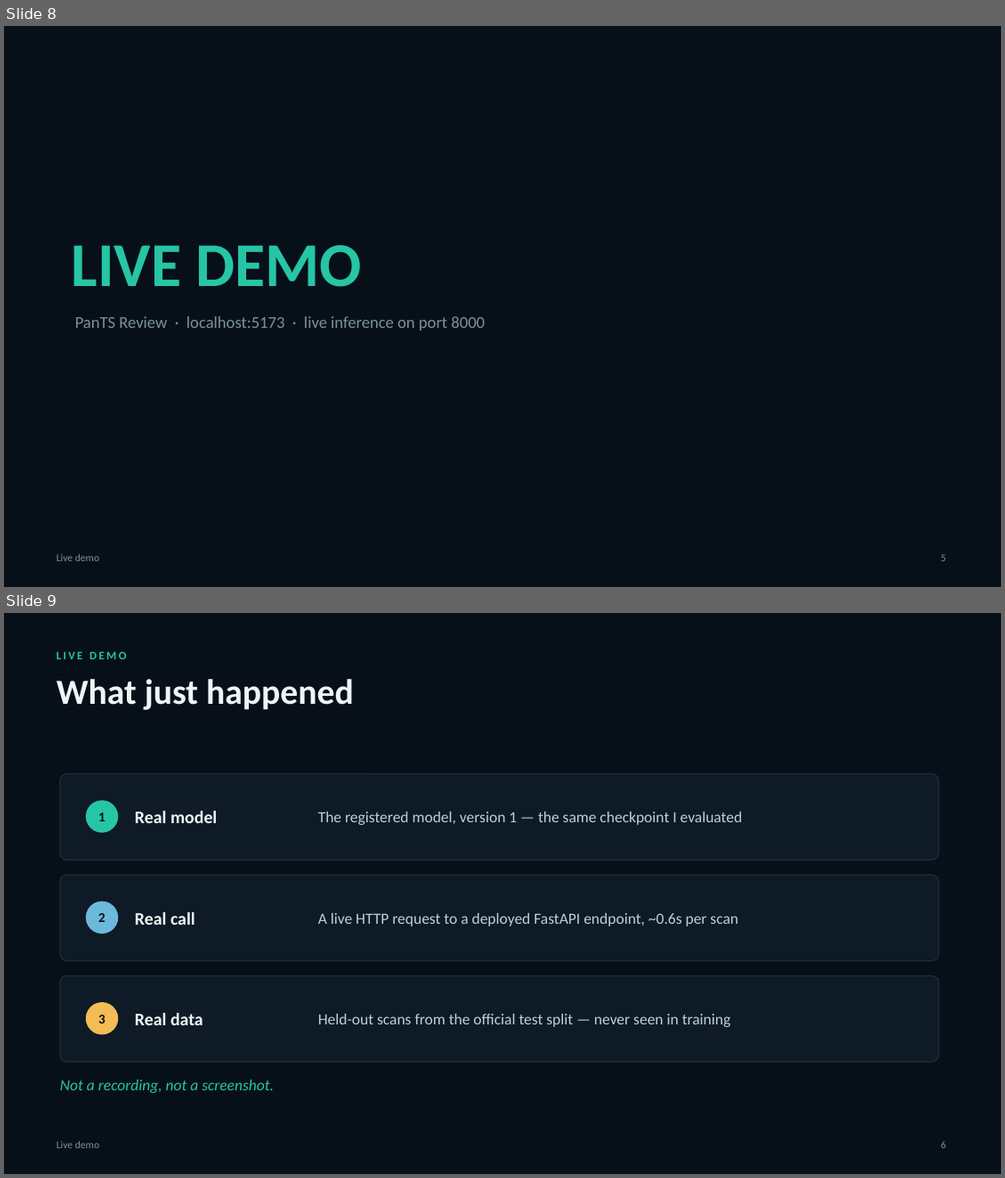
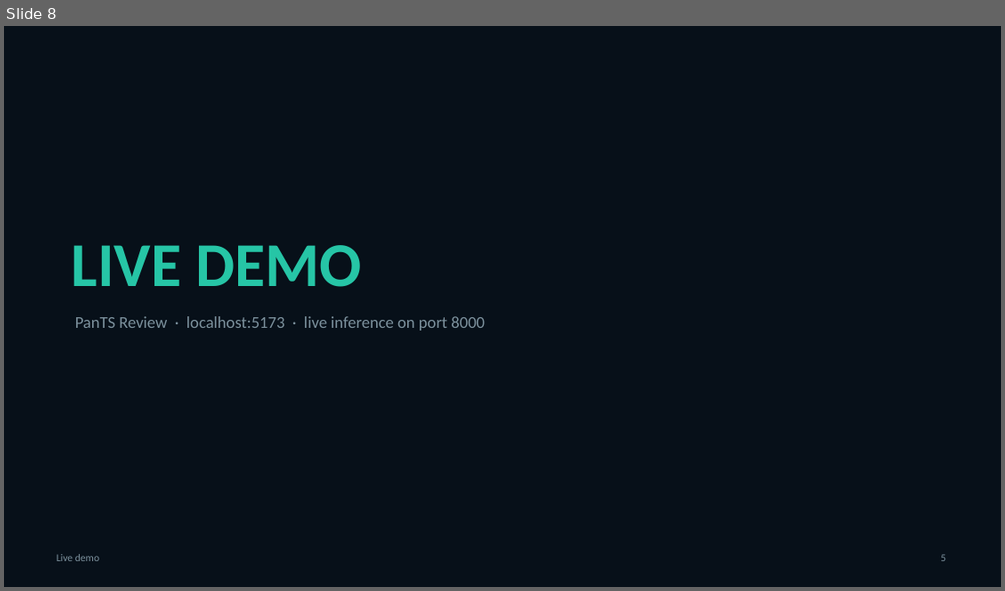
Before and after one commit to QuinnEvans34/JHU-panTS, a slide deck: week5/final-presentation.pptx. Shown one above the other, each under a label of ours: slides 8 and 9 before the commit, slide 8 after it. The pictures are 1005x1178 and 1005x591 pixels, drawn with LibreOffice and Linux fonts; fonts in the diff are those of the drawing. Boxes give left, top, right and bottom in pixels: in the first picture for what was removed or moved away, otherwise in the second. Text is boxed around its words. In the diff, an @@ line names an element or a change of style, - is before the commit and + after.

```diff
--- a/week5/final-presentation.pptx
+++ b/week5/final-presentation.pptx
@@ slide 9 removed at box(4, 613, 1001, 1174), background #071019 @@
@@ text removed at box(57, 651, 126, 659) @@
-LIVE DEMO
@@ text removed at box(57, 679, 354, 710) @@
-What just happened
@@ rounded rectangle removed at box(60, 774, 938, 860) @@
@@ rounded rectangle removed at box(86, 801, 118, 832) @@
@@ text removed at box(98, 812, 105, 821) @@
-1
@@ text removed at box(135, 811, 217, 823) @@
-Real model
@@ text removed at box(318, 811, 743, 825) @@
-The registered model, version 1 — the same checkpoint I evaluated
@@ rounded rectangle removed at box(60, 875, 938, 961) @@
@@ rounded rectangle removed at box(86, 901, 118, 933) @@
@@ text removed at box(98, 913, 105, 922) @@
-2
@@ text removed at box(135, 912, 195, 925) @@
-Real call
@@ text removed at box(318, 913, 738, 926) @@
-A live HTTP request to a deployed FastAPI endpoint, ~0.6s per scan
@@ rounded rectangle removed at box(60, 976, 938, 1062) @@
@@ rounded rectangle removed at box(86, 1003, 118, 1034) @@
@@ text removed at box(135, 1013, 203, 1025) @@
-Real data
@@ text removed at box(98, 1014, 105, 1023) @@
-3
@@ text removed at box(318, 1013, 731, 1027) @@
-Held-out scans from the official test split — never seen in training
@@ text removed at box(60, 1079, 274, 1093) @@
-Not a recording, not a screenshot.
@@ text removed at box(57, 1141, 99, 1148) @@
-Live demo
@@ text removed at box(940, 1141, 946, 1148) @@
-6
```
Also in this commit, not shown: 13 slides changed, 2 other slides removed, 23 other files.
